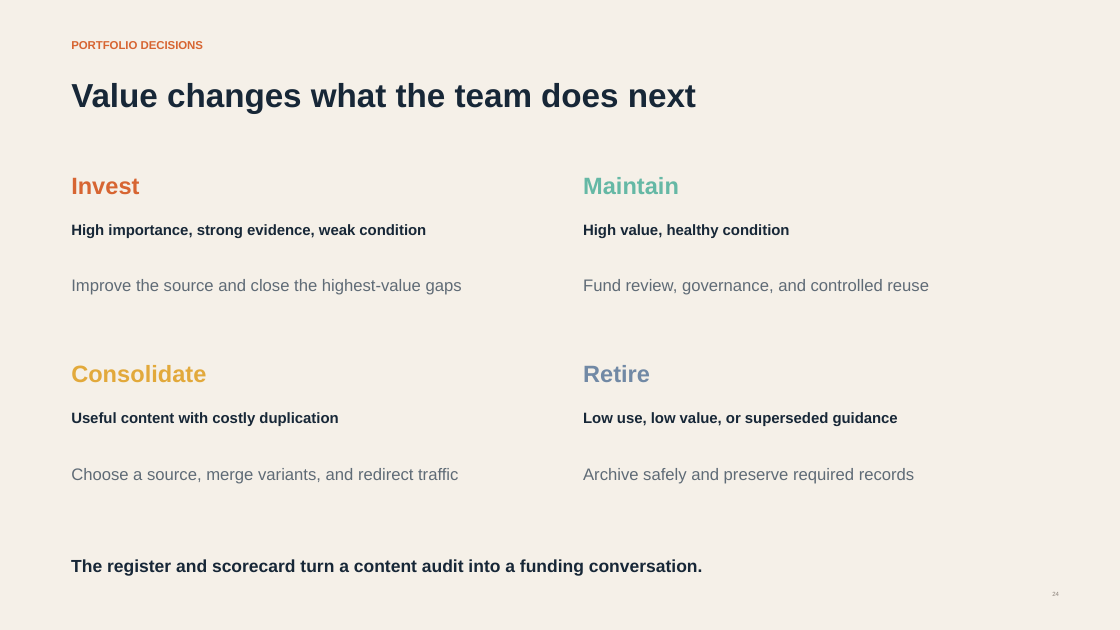
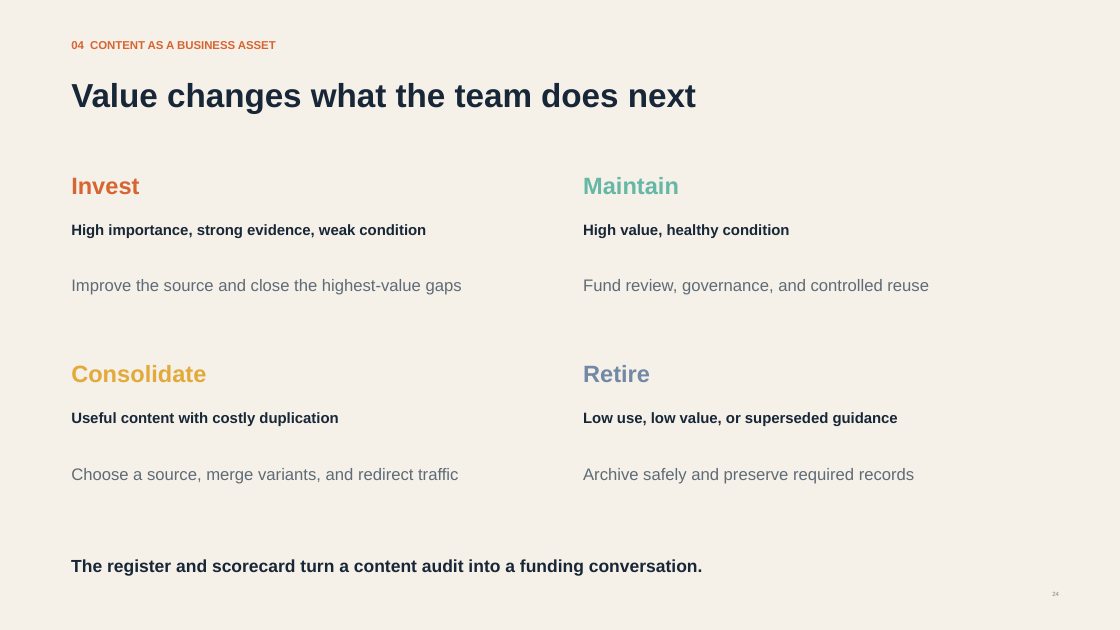
Before and after one commit to sharmiladas/sharmiladas.github.io, a slide deck: slide 24 of downloads/Unified_Content_Strategy_in_Practice.pptx. Drawn at 1120x630 pixels with LibreOffice and Linux fonts; fonts in the diff are those of the drawing. Boxes give left, top, right and bottom in pixels: in the first picture for what was removed or moved away, otherwise in the second. Text is boxed around its words. In the diff, an @@ line names an element or a change of style, - is before the commit and + after.

Commit message:
Update portfolio presentation summary and sections

```diff
--- a/downloads/Unified_Content_Strategy_in_Practice.pptx
+++ b/downloads/Unified_Content_Strategy_in_Practice.pptx
@@ text at box(71, 41, 276, 49): text changed @@
-PORTFOLIO DECISIONS
+04 CONTENT AS A BUSINESS ASSET
```
Also in this commit, not shown: 25 other slides changed.
